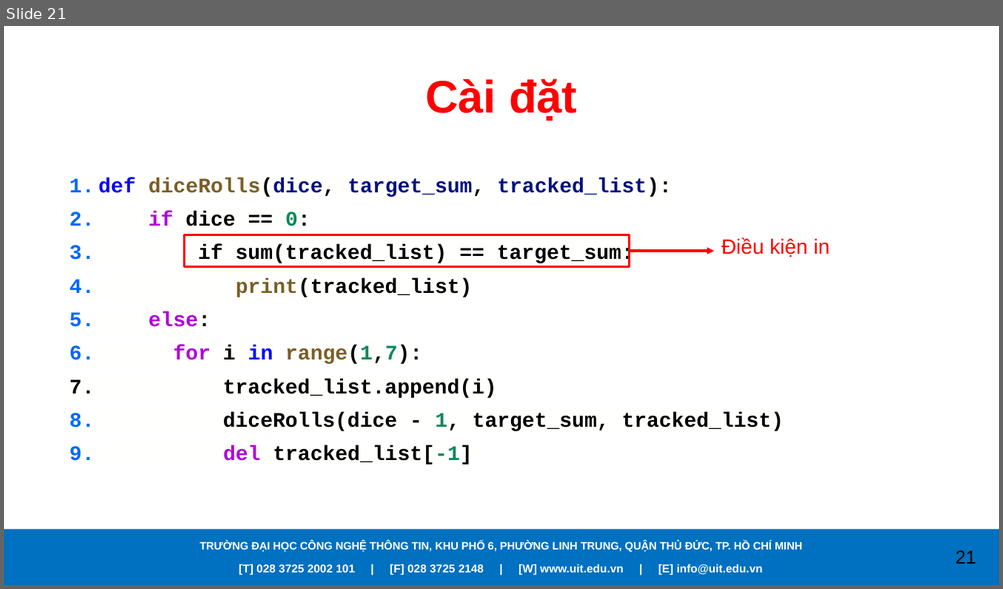
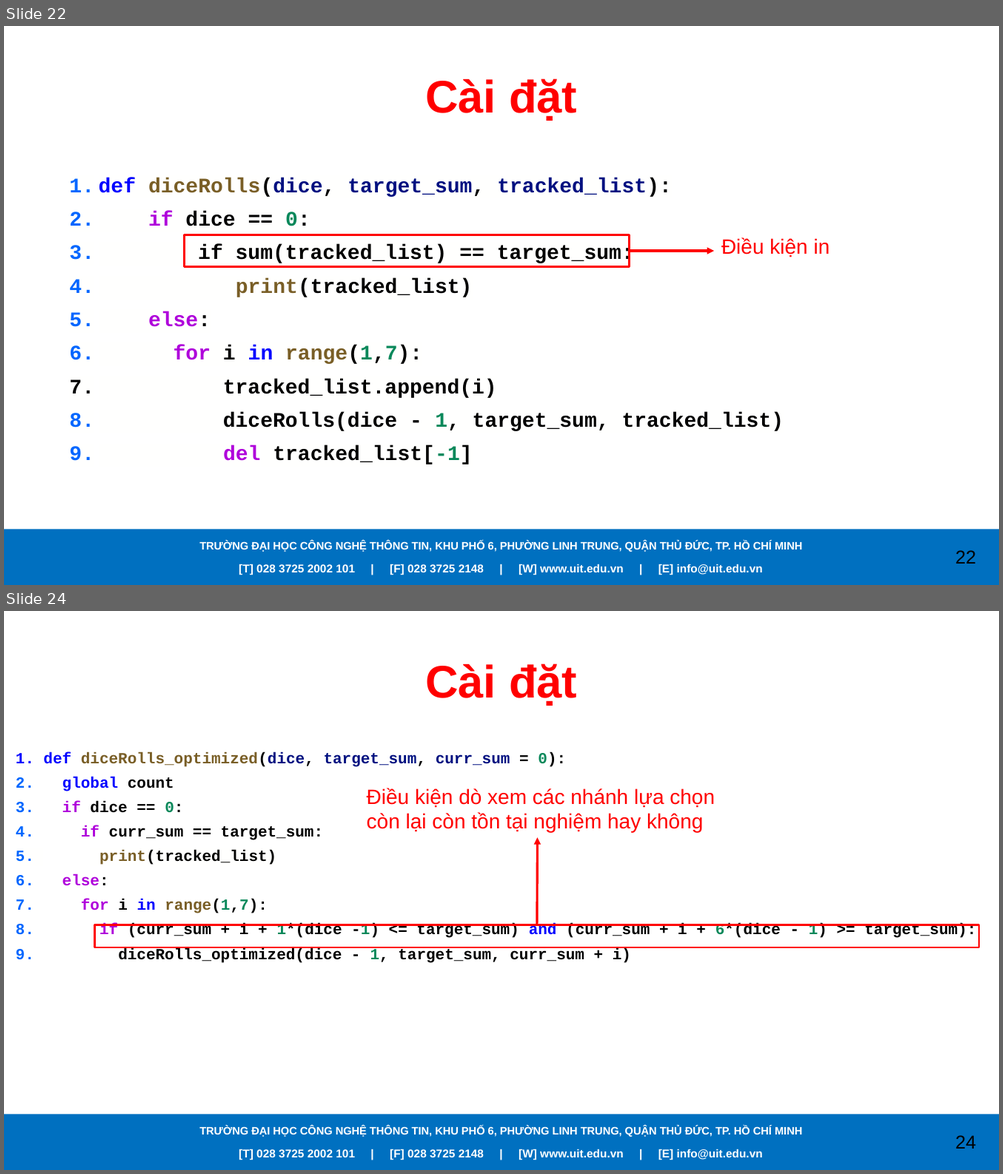
Before and after one commit to caodoanh2001/CS112.L21.KHMT, a slide deck: Seminar/Backtracking.pptx. Shown one above the other, each under a label of ours: slide 21 before the commit, slides 22 and 24 after it; the slides between them are not shown. The pictures are 1003x589 and 1003x1174 pixels, drawn with LibreOffice and Linux fonts; fonts in the diff are those of the drawing; background and template pictures are left out. Boxes give left, top, right and bottom in pixels: in the first picture for what was removed or moved away, otherwise in the second. Text is boxed around its words. In the diff, an @@ line names an element or a change of style, - is before the commit and + after.

```diff
--- a/Seminar/Backtracking.pptx
+++ b/Seminar/Backtracking.pptx
@@ slide 24 added at (4, 611, 999, 1170), background picture (left out); not listed: 4 template elements that a slide beside it also shows @@
@@ title added at (425, 664, 577, 706), 44 pt, text #FF0000, bold @@
+Cài đặt
@@ text added at (16, 752, 976, 963), 15 pt, text #000000, bold @@
+1. def diceRolls_optimized(dice, target_sum, curr_sum = 0):
+2. global count
+3. if dice == 0:
+4. if curr_sum == target_sum:
+5. print(tracked_list)
+6. else:
+7. for i in range(1,7):
+8. if (curr_sum + i + 1*(dice -1) <= target_sum) and (curr_sum + i + 6*(dice - 1) >= target_sum):
+9. diceRolls_optimized(dice - 1, target_sum, curr_sum + i)
@@ text added at (367, 788, 714, 832), 20 pt, text #FF0000 @@
+Điều kiện dò xem các nhánh lựa chọn còn lại còn tồn tại nghiệm hay không
@@ arrow added from (537, 925) to (538, 838), #FF0000 2.25 pt @@
@@ rectangle added at (95, 925, 979, 948), outline #FF0000 2 pt @@
@@ what was slide 21 is now slide 22 @@
@@ page number at (955, 551, 976, 564): text changed @@
-21
+22
```
Also in this commit, not shown: 8 slides changed, 3 other slides added, 2 slides removed.
